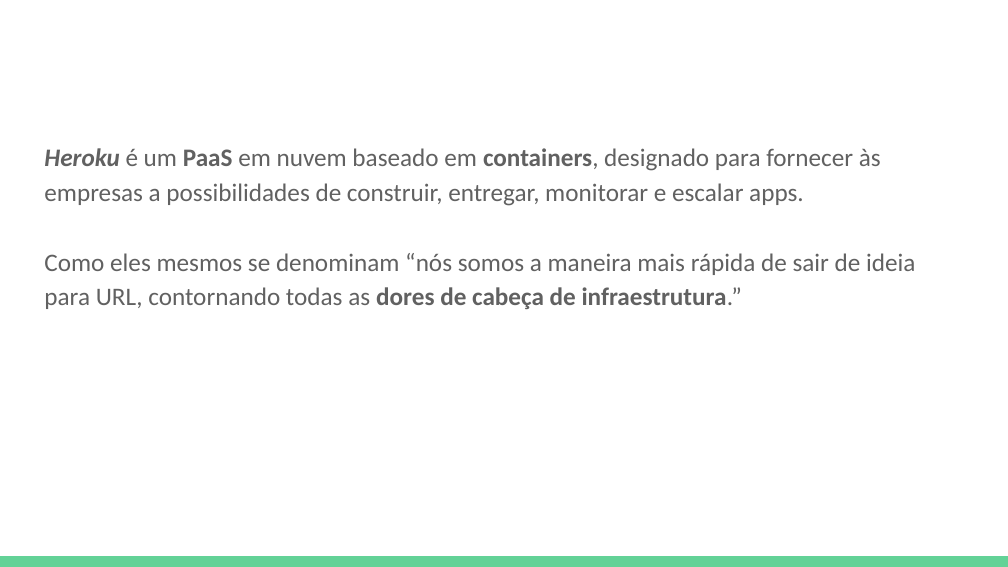
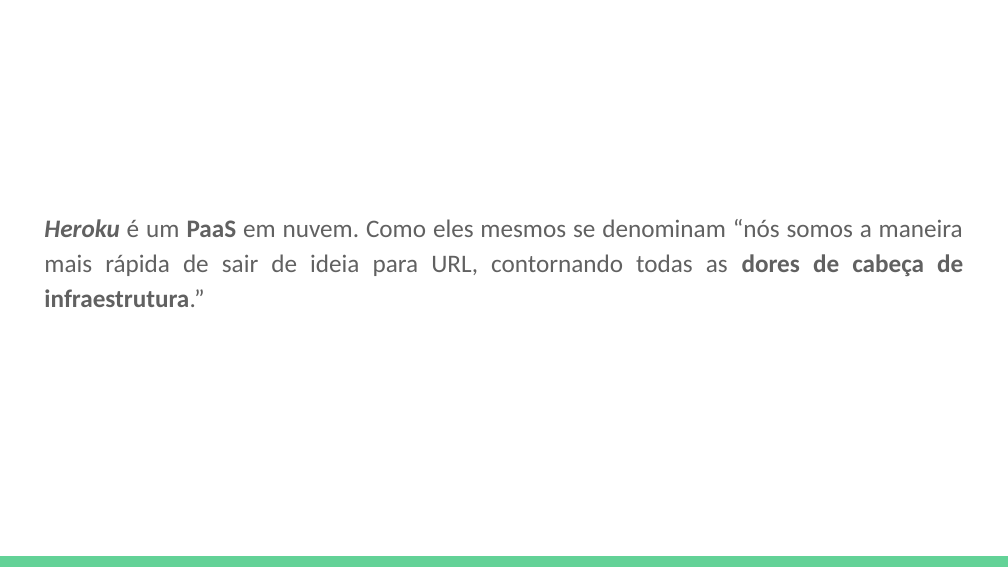
Before and after one commit to rodrigondec/cpnatal2_intro-heroku, a slide deck: slide 8 of O que é Heroku e como utilizá-lo.pptx. Drawn at 1008x567 pixels with LibreOffice and Linux fonts; fonts in the diff are those of the drawing. Boxes give left, top, right and bottom in pixels: in the first picture for what was removed or moved away, otherwise in the second. Text is boxed around its words. In the diff, an @@ line names an element or a change of style, - is before the commit and + after.

```diff
--- a/O que é Heroku e como utilizá-lo.pptx
+++ b/O que é Heroku e como utilizá-lo.pptx
@@ text at [44, 219, 963, 307]: text changed @@
-Heroku é um PaaS em nuvem baseado em containers, designado para fornecer às empresas a possibilidades de construir, entregar, monitorar e escalar apps.
-Como eles mesmos se denominam “nós somos a maneira mais rápida de sair de ideia para URL, contornando todas as dores de cabeça de infraestrutura.”
+Heroku é um PaaS em nuvem. Como eles mesmos se denominam “nós somos a maneira mais rápida de sair de ideia para URL, contornando todas as dores de cabeça de infraestrutura.”
```
Also in this commit, not shown: 4 other slides changed, 1 other file.
